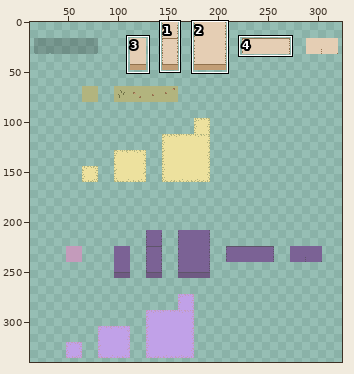
Edited in one commit: sprite sheet (Assets/Environment/new_tiles.png). The first picture is a wide view before the edit; the outline marks the close-up.
Close-up. The starting point:
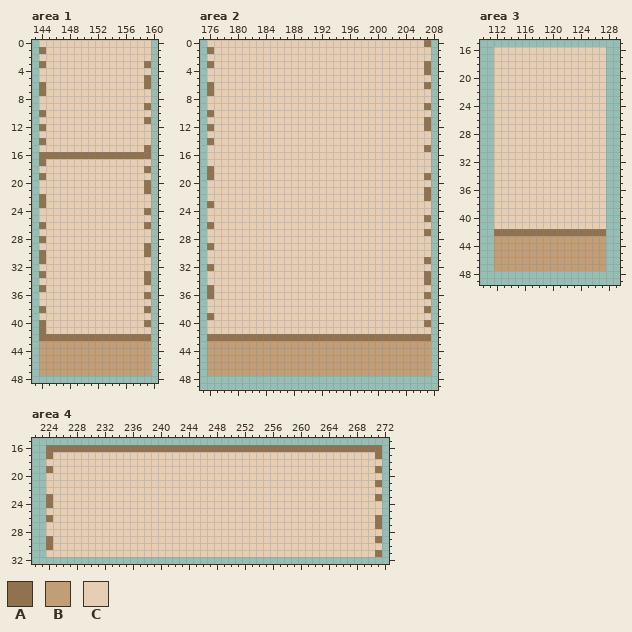
The file is 400x400 pixels. Shown: area 1: x 143..160, y 0..48; area 2: x 175..208, y 0..49; area 3: x 110..129, y 15..49; area 4: x 222..272, y 15..32. The wide view leaves out empty margins. The commit also changed other parts of the picture, which this record leaves out.
Palette (. is transparent): A #91724e  B #c29e76  C #e5ceb4
The same view after the edit:
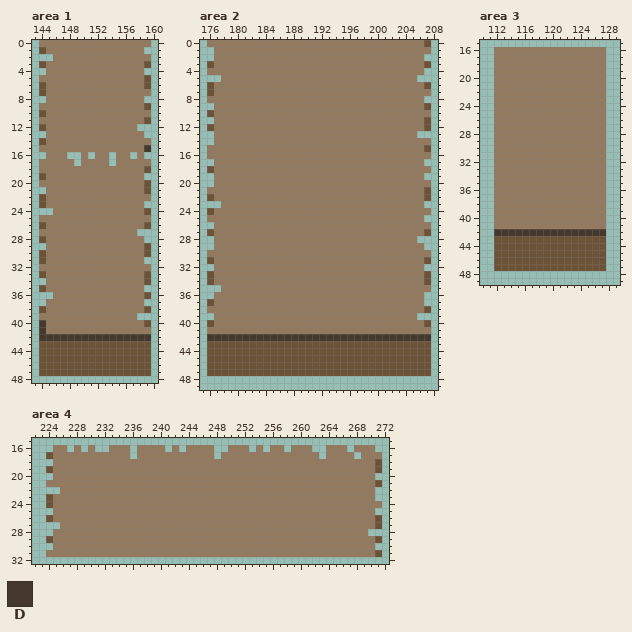
Colours new in this view: D #44392c
The edit:
colour B: #c29e76 -> #6c5337
colour C: #e5ceb4 -> #93795d
Changed rows in their new state; - is a pixel that keeps its letter.
Area 1:
first column x 144:
 1 B--------------.
 2 ..--------------
 3 B--------------B
 4 .--------------.
 5 ---------------B
 6 B--------------B
 7 B---------------
 8 .--------------.
 9 ---------------B
10 B---------------
11 ---------------B
12 B-------------..
13 .--------------.
14 B---------------
15 ---------------D
16 .CCC..C.CC.CC.C.
17 C----.----.-----
18 ---------------B
19 B--------------.
20 ---------------B
21 .--------------B
22 B---------------
23 B--------------.
24 ..-------------B
26 B--------------B
27 --------------..
28 B--------------.
29 .--------------B
30 B--------------B
31 B--------------.
33 B--------------B
34 .--------------B
35 B--------------.
36 ..-------------B
37 .--------------.
38 B--------------B
39 --------------..
40 D--------------B
41 D---------------
42 DDDDDDDDDDDDDDDD
Area 2:
first column x 176:
 0 -------------------------------B
 1 .-------------------------------
 2 .------------------------------.
 3 B------------------------------B
 4 -------------------------------.
 5 ..----------------------------..
 6 B------------------------------B
 7 B-------------------------------
 8 -------------------------------.
 9 .------------------------------B
10 B-------------------------------
11 .------------------------------B
12 B------------------------------B
13 .-----------------------------..
14 .-------------------------------
15 -------------------------------B
17 .------------------------------.
18 B-------------------------------
19 .------------------------------.
20 .-------------------------------
21 -------------------------------B
22 B------------------------------B
23 ..-----------------------------.
24 B-------------------------------
25 -------------------------------.
26 .-------------------------------
27 B------------------------------B
28 .-----------------------------..
29 .------------------------------.
31 B------------------------------B
32 .------------------------------.
33 B------------------------------B
34 B------------------------------B
35 ..------------------------------
36 .------------------------------.
37 B------------------------------.
38 -------------------------------B
39 .-----------------------------..
40 B------------------------------B
42 DDDDDDDDDDDDDDDDDDDDDDDDDDDDDDDD
Area 3:
first column x 112:
42 DDDDDDDDDDDDDDDD
Area 4:
first column x 224:
16 .CC.C.C..CCC.CCCC.C.CCCC..CCC.C.CC.CCC..CCC.CCC.
17 B-----------.-----------.--------------.----.--C
18 .----------------------------------------------B
19 B----------------------------------------------B
20 .----------------------------------------------.
21 -----------------------------------------------B
22 ..---------------------------------------------.
23 B----------------------------------------------.
24 B-----------------------------------------------
25 .----------------------------------------------.
26 B----------------------------------------------B
27 ..---------------------------------------------B
28 .---------------------------------------------..
29 B----------------------------------------------B
30 .----------------------------------------------.
31 -----------------------------------------------B
Boxes around the changes in both close-ups, in picture pixels (x1, y1, x2, y2):
changed: (39, 40, 151, 376)
changed: (207, 40, 431, 376)
changed: (494, 47, 606, 271)
changed: (46, 445, 382, 557)
